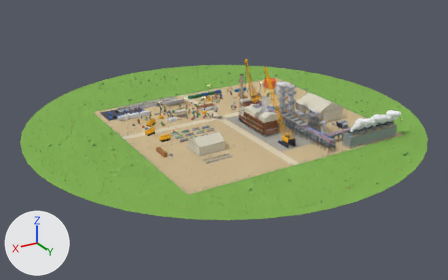
An edit to the glTF model public/models/reformer-reharp.glb, drawn before and after from the same camera.
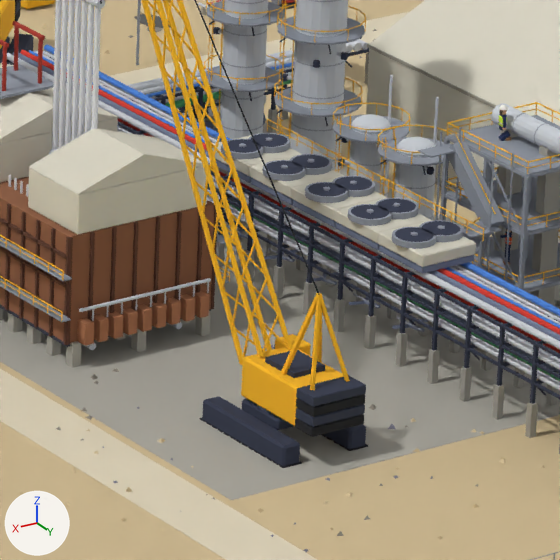
There are two pictures of each version: one whole from a 50 mm lens placed at (114.0, 190.0, 86.8), pointed at (3.6, 5.9, -5.3), one close up on the part from 57% to 71% of the width and 35% to 56% of the height. Every picture has the same lights, and +X, +Y and +Z are marked at lower left. The last two pictures show the newer version. Where no turn or scale is listed for an object, it has been applied to the vertices. Vertices at exactly the same position are counted once.
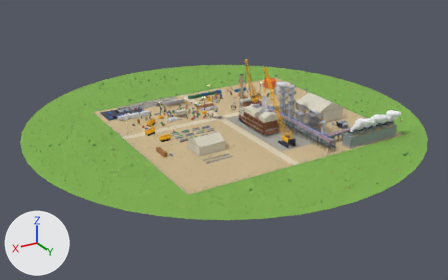
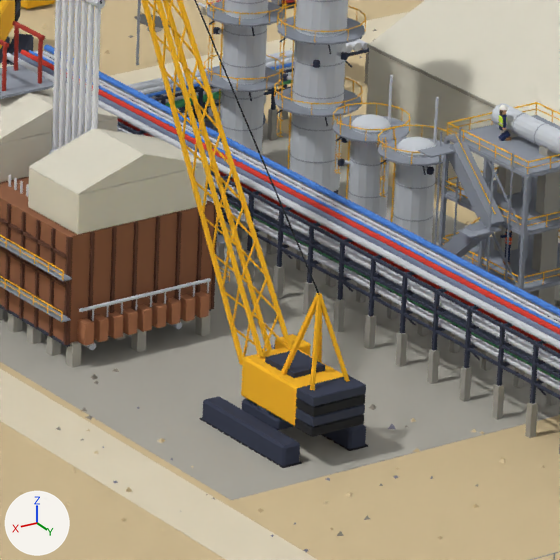
Changed parts and their boxes (x1, y1, x2, y2) in the close-ups (560 x 560 px):
'Mesh_11', reshaped (not visible afterwards): before (212, 135, 476, 267)
part 1 of me_mesh_11, deleted (pale yellow): before (292, 176, 387, 221)
part 2 of me_mesh_11, deleted (pale yellow): before (335, 198, 430, 243)
part 3 of me_mesh_11, deleted (pale yellow): before (378, 220, 476, 267)
part 4 of me_mesh_11, deleted (pale yellow): before (212, 135, 301, 177)
part 5 of me_mesh_11, deleted (pale yellow): before (250, 154, 344, 199)
part 6 of me_mesh_19, deleted: before (221, 133, 463, 331)
part 7 of me_mesh_46, deleted: before (267, 119, 484, 241)
part 8 of me_mesh_53, deleted: before (215, 159, 474, 332)
part 9 of me_mesh_54, deleted: before (228, 134, 460, 242)

The edits, one by one:
me_mesh_11 is used by ob_mesh_11; location (-74.6, 74.6, -2.22).
me_mesh_11 had 480 vertices, 880 faces and spanned x 53.5..90.5, y -103.5..-45.6, z 2.3..10.7.
me_mesh_11 now has 360 vertices, 660 faces and spans x 53.5..90.5, y -103.5..-67.1, z 2.3..10.7.
me_mesh_11 part 1: the loose piece of 24 vertices spanning x 57.3..59.9, y -54.0..-51.2, z 6.7..7.2 is deleted.
me_mesh_11 part 2: the loose piece of 24 vertices spanning x 57.3..59.9, y -51.2..-48.4, z 6.7..7.2 is deleted.
me_mesh_11 part 3: the loose piece of 24 vertices spanning x 57.3..59.9, y -48.4..-45.6, z 6.7..7.2 is deleted.
me_mesh_11 part 4: the loose piece of 24 vertices spanning x 57.3..59.9, y -59.6..-56.8, z 6.7..7.2 is deleted.
me_mesh_11 part 5: the loose piece of 24 vertices spanning x 57.3..59.9, y -56.8..-54.0, z 6.7..7.2 is deleted.
me_mesh_19 is used by ob_mesh_19; location (-74.6, 74.6, -2.22).
me_mesh_19 had 4352 vertices, 7252 faces and spanned x 26.6..114.6, y -108.6..-28.6, z 2.0..17.2.
me_mesh_19 now has 3672 vertices, 6012 faces and spans x 26.6..114.6, y -108.6..-28.6, z 2.0..17.2.
me_mesh_19 part 6: 30 loose pieces with 680 vertices, spanning x 57.1..60.1, y -59.0..-46.1, z 3.7..7.5, are deleted.
me_mesh_46 is used by ob_mesh_46; location (-74.6, 74.6, -2.22).
me_mesh_46 had 9734 vertices, 15012 faces and spanned x 29.0..106.5, y -102.7..-29.5, z 2.2..26.2.
me_mesh_46 now has 9598 vertices, 14808 faces and spans x 29.0..106.5, y -102.7..-29.5, z 2.2..26.2.
me_mesh_46 part 7: 17 loose pieces with 136 vertices, spanning x 57.0, y -59.6..-45.6, z 7.2..7.7, are deleted.
me_mesh_53 is used by ob_mesh_53; location (-74.6, 74.6, -2.22).
me_mesh_53 had 1548 vertices, 2760 faces and spanned x 28.6..98.7, y -83.9..-30.6, z 2.3..6.6.
me_mesh_53 now has 1268 vertices, 2340 faces and spans x 28.6..98.7, y -83.9..-30.6, z 2.3..6.4.
me_mesh_53 part 8: 35 loose pieces with 280 vertices, spanning x 57.4..59.9, y -59.6..-45.6, z 3.5..6.6, are deleted.
me_mesh_54 is used by ob_mesh_54; location (-74.6, 74.6, -2.22).
me_mesh_54 had 5140 vertices, 8428 faces and spanned x 28.5..112.4, y -101.1..-30.5, z 2.2..19.7.
me_mesh_54 now has 4740 vertices, 7668 faces and spans x 28.5..112.4, y -101.1..-30.5, z 2.2..19.7.
me_mesh_54 part 9: 10 loose pieces with 400 vertices, spanning x 57.2..60.0, y -58.9..-46.3, z 7.4, are deleted.
